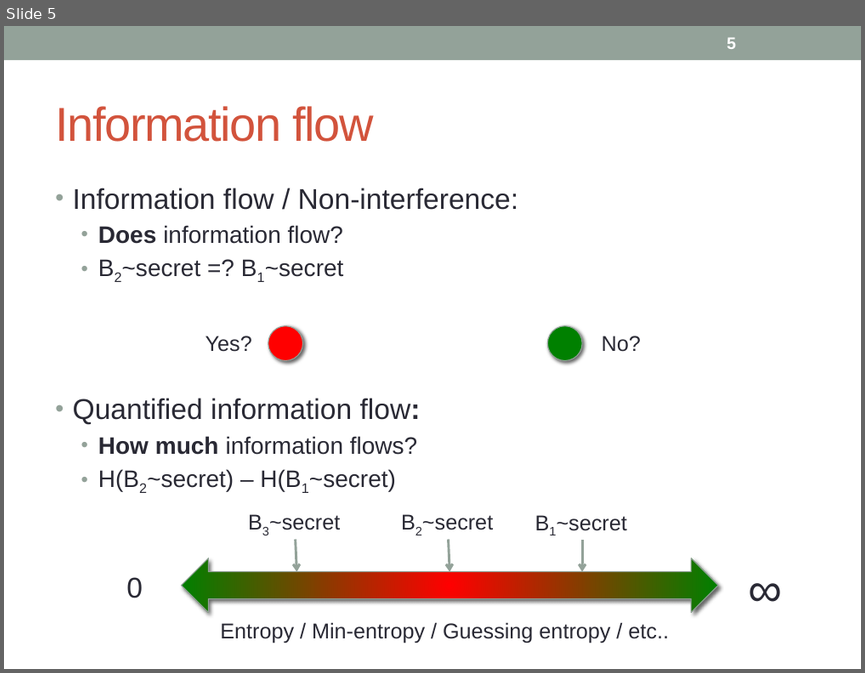
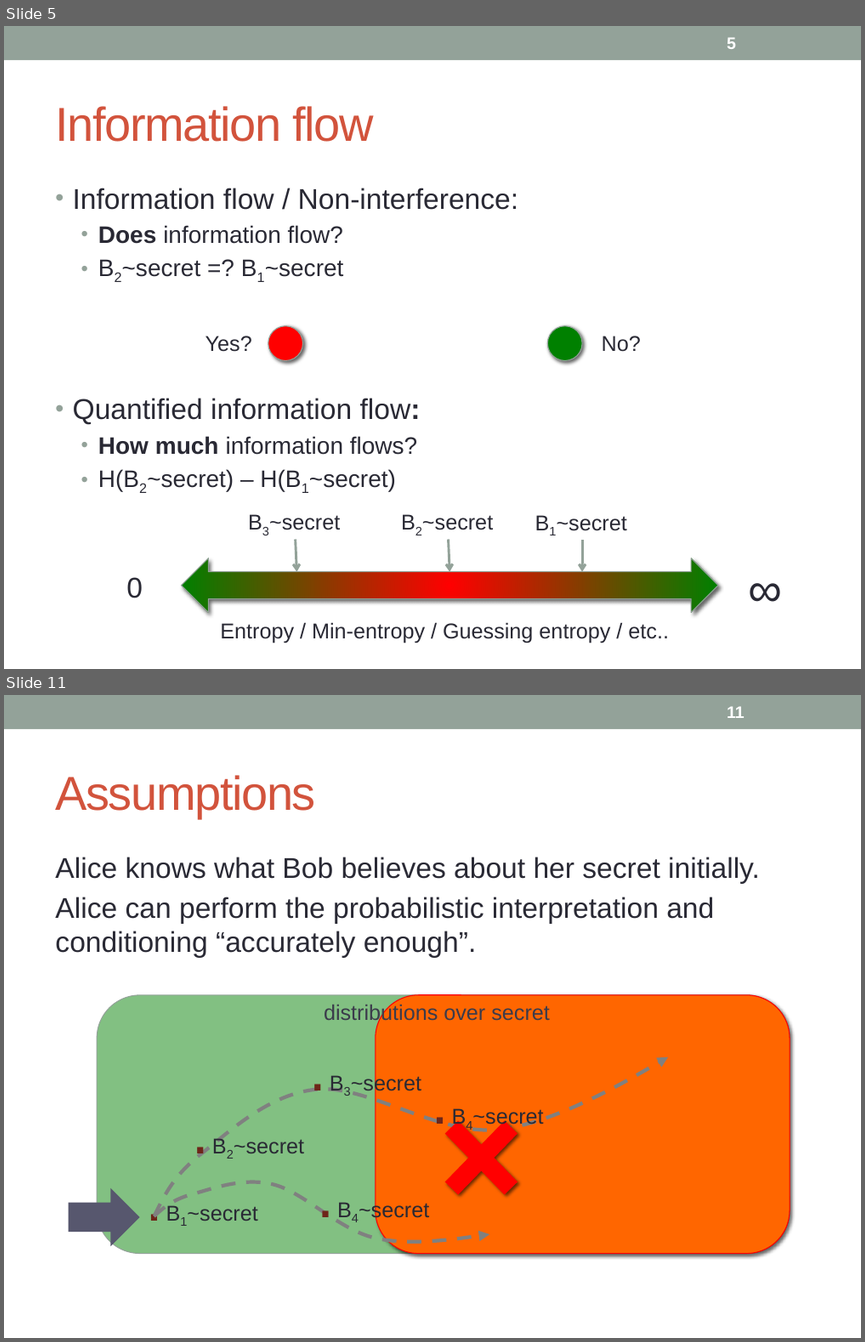
Before and after one commit to piotrm0/ppw12, a slide deck: pres/ppw12-pres.pptx. Shown one above the other, each under a label of ours: slide 5 before the commit, slides 5 and 11 after it; the slides between them are not shown. The pictures are 865x673 and 865x1342 pixels, drawn with LibreOffice and Linux fonts; fonts in the diff are those of the drawing. Boxes give left, top, right and bottom in pixels: in the first picture for what was removed or moved away, otherwise in the second. Text is boxed around its words. In the diff, an @@ line names an element or a change of style, - is before the commit and + after.

```diff
--- a/pres/ppw12-pres.pptx
+++ b/pres/ppw12-pres.pptx
@@ slide 11 added at (4, 695, 861, 1338), background #FFFFFF; not listed: 1 template element that a slide beside it also shows @@
@@ page number added at (726, 706, 744, 718), 14 pt, text #FFFFFF, bold @@
+11
@@ title added at (55, 775, 315, 818), 40 pt, text #D2533C @@
+Assumptions
@@ text added at (55, 857, 760, 958), 24 pt, text #292934 @@
+Alice knows what Bob believes about her secret initially.
+Alice can perform the probabilistic interpretation and conditioning “accurately enough”.
@@ rounded rectangle added at (97, 995, 789, 1253), fill #008000 at 49% opacity, outline #93A299 0.75 pt @@
@@ rounded rectangle added at (375, 995, 789, 1253), fill #FF6600, outline #FF0000 0.75 pt @@
@@ text added at (324, 1003, 550, 1025), 18 pt, text #3B3B4B @@
+distributions over secret
@@ freeform shape added at (154, 1056, 668, 1216), outline #808080 3 pt dashed @@
@@ text added at (351, 1072, 421, 1095), 18 pt, text #292934 @@
+. B3~secret
@@ cross added at (424, 1099, 538, 1216), fill #FF0000 @@
@@ text added at (472, 1109, 543, 1129), 18 pt, text #292934 @@
+. B4~secret
@@ freeform shape added at (154, 1137, 489, 1312), outline #808080 3 pt dashed @@
@@ text added at (234, 1139, 304, 1153), 18 pt, text #292934 @@
+. B2~secret
@@ right arrow added at (69, 1188, 139, 1246), fill #57576E @@
@@ text added at (358, 1199, 429, 1221), 18 pt, text #292934 @@
+. B4~secret
@@ text added at (187, 1207, 257, 1220), 18 pt, text #292934 @@
+. B1~secret
```
Also in this commit, not shown: 1 slide changed, 7 other slides added, 83 slides removed.
